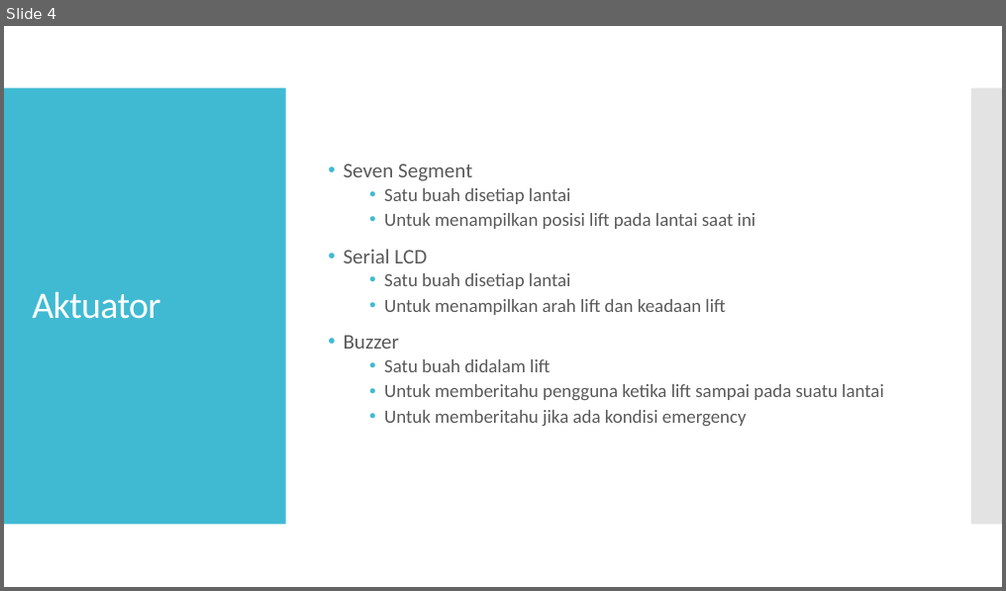
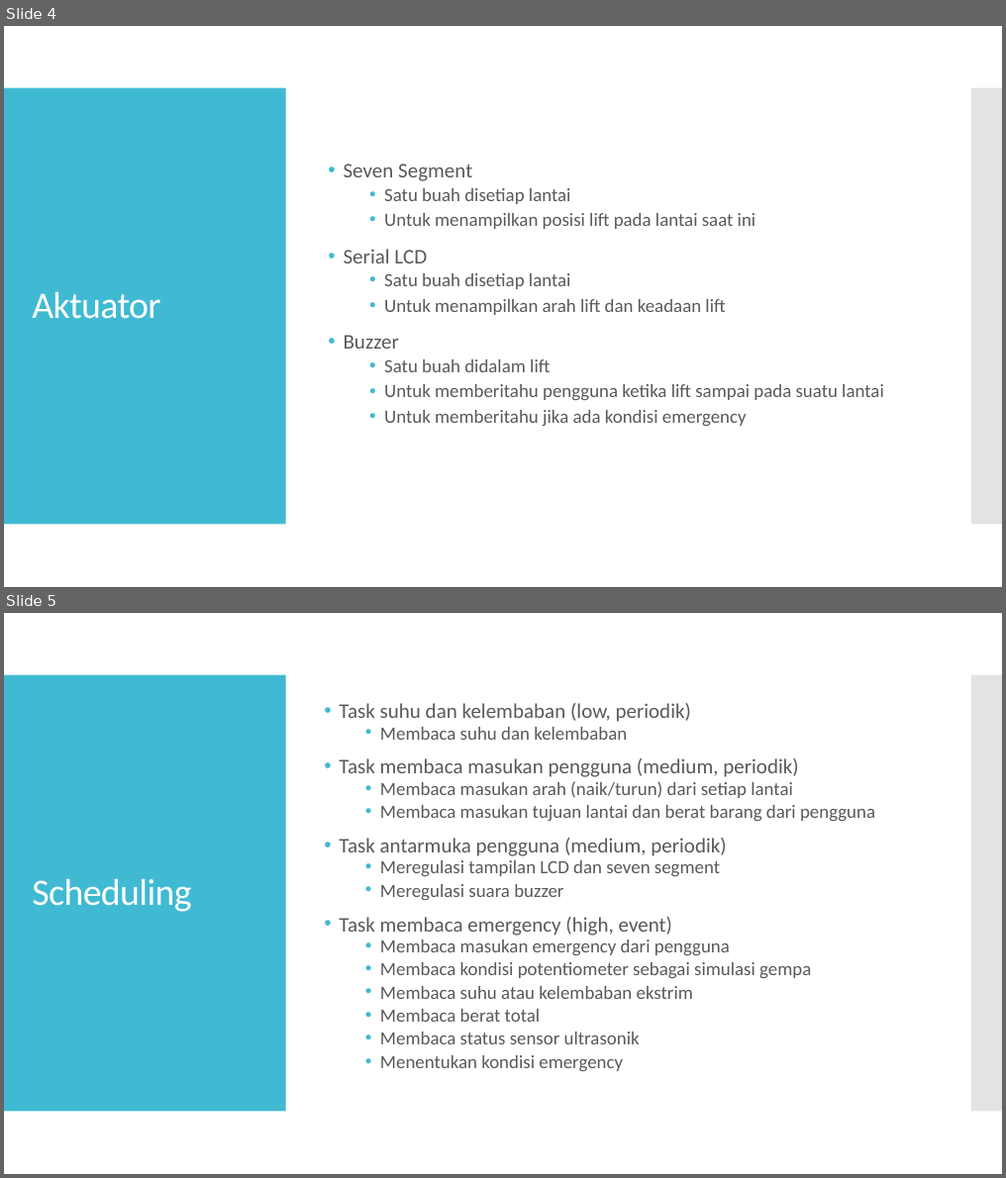
Before and after one commit to dillahstudent/TuBes_STL_K4, a slide deck: Tugas8_STL_Kelompok4.pptx. Shown one above the other, each under a label of ours: slide 4 before the commit, slides 4 and 5 after it. The pictures are 1006x591 and 1006x1178 pixels, drawn with LibreOffice and Linux fonts; fonts in the diff are those of the drawing. Boxes give left, top, right and bottom in pixels: in the first picture for what was removed or moved away, otherwise in the second. Text is boxed around its words. In the diff, an @@ line names an element or a change of style, - is before the commit and + after.

```diff
--- a/Tugas8_STL_Kelompok4.pptx
+++ b/Tugas8_STL_Kelompok4.pptx
@@ slide 5 added at (4, 613, 1002, 1174), background #FFFFFF; not listed: 2 template elements that a slide beside it also shows @@
@@ text added at (339, 703, 875, 1071), 18 pt, text #595959 @@
+• Task suhu dan kelembaban (low, periodik)
+  • Membaca suhu dan kelembaban
+• Task membaca masukan pengguna (medium, periodik)
+  • Membaca masukan arah (naik/turun) dari setiap lantai
+  • Membaca masukan tujuan lantai dan berat barang dari pengguna
+• Task antarmuka pengguna (medium, periodik)
+  • Meregulasi tampilan LCD dan seven segment
+  • Meregulasi suara buzzer
+• Task membaca emergency (high, event)
+  • Membaca masukan emergency dari pengguna
+  • Membaca kondisi potentiometer sebagai simulasi gempa
+  • Membaca suhu atau kelembaban ekstrim
+  • Membaca berat total
+  • Membaca status sensor ultrasonik
+  • Menentukan kondisi emergency
@@ title added at (32, 878, 191, 912), 36 pt, text #FFFFFF @@
+Scheduling
```
